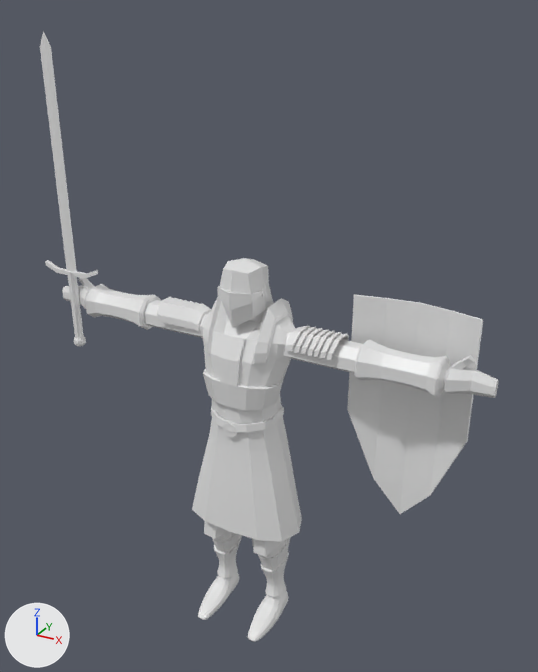
The Blender file Assets/blend files/knight_model.blend as it was, and as the next commit left it.
One viewpoint serves both versions: a camera (50 mm lens) standing at (1.47, -2.41, 2.71) and looking at (0.06, 0.15, 1.43). Every picture has the same lights, and +X, +Y and +Z are marked at lower left.

Before the edit, the objects in view are built like this:
```python
me_cube_001 = bpy.data.meshes.new('Cube.001')
me_cube_001.from_pydata(...)  # 1981 vertices, 1806 faces; spans x -3.88..3.88, y -0.61..0.85, z -3.69..2.33
me_cube_001.materials.append(mat_material_001)  # white #e7e7e7
me_cube_008 = bpy.data.meshes.new('Cube.008')
me_cube_008.from_pydata(...)  # 88 vertices, 58 faces; spans x -0.135..0.113, y -0.105..0.118, z 1.496..1.762
me_cube_008.materials.append(mat_material_001)  # white #e7e7e7
me_cube_009 = bpy.data.meshes.new('Cube.009')
me_cube_009.from_pydata(...)  # 28 vertices, 30 faces; spans x -0.115..0.197, y -0.431..0.543, z -0.232..0.278
me_cube_009.materials.append(mat_material_001)  # white #e7e7e7
me_cube_010 = bpy.data.meshes.new('Cube.010')
me_cube_010.from_pydata(...)  # 71 vertices, 64 faces; spans x -0.186..0.76, y -0.19..0.782, z -0.113..0.427
me_cube_010.materials.append(mat_material_001)  # white #e7e7e7
ob_cube = bpy.data.objects.new('Cube', me_cube_001)
ob_cube.location = (0.0, 0.0, 0.993)
ob_cube.scale = (0.267, 0.267, 0.267)
ob_helmet_001 = bpy.data.objects.new('Helmet.001', me_cube_008)
ob_helmet_001.location = (-0.004, 0.056, 0.029)
ob_helmet_001.rotation_euler = (0.0, 0.0, -1.1)  # degrees (0, 0, -63)
ob_shield_001 = bpy.data.objects.new('Shield.001', me_cube_009)
ob_shield_001.location = (0.681, 0.206, 1.233)
ob_shield_001.rotation_euler = (1.648, 3.304, 1.126)  # degrees (94, 189, 65)
ob_sword_001 = bpy.data.objects.new('Sword.001', me_cube_010)
ob_sword_001.location = (-0.953, 0.068, 1.457)
ob_sword_001.rotation_euler = (1.069, -0.706, 1.91)  # degrees (61, -40, 109)
```
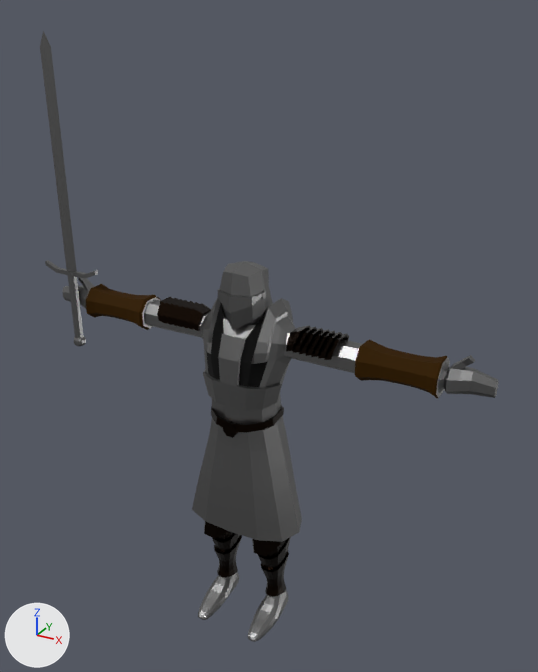
Commit message: coloured knight

Where the newer file only moved an object's origin or applied its transform, the numbers keep the older frame.

What differs and where, as boxes [x1, y1, x2, y2] in the pictures (538 x 672 px; the box of a moved part takes in the faces that stretch with it):
'Shield.001', deleted: before [347, 294, 483, 514]
'Sword.001', recoloured: [40, 31, 98, 346] in both
'Helmet.001', recoloured, moved: before [217, 258, 273, 327]; after [218, 261, 273, 330]
part 2 of me_cube_001, moved or reshaped: [202, 298, 331, 536] in both
part 3 of me_cube_001, recoloured: [63, 278, 498, 642] in both
part 4 of me_cube_001, recoloured (white to black): [157, 297, 349, 597] in both
part 5 of me_cube_001, recoloured (white to brown): [86, 284, 447, 398] in both
part 6 of me_cube_001, recoloured (grey to black): [206, 343, 268, 387] in both
part 7 of me_cube_001, recoloured (grey to black): [211, 405, 284, 438] in both

The change, as a diff of the scene's bpy script:
```diff
--- a/Assets/blend files/knight_model.blend.py
+++ b/Assets/blend files/knight_model.blend.py
@@ mat_arm_braces @@
+mat_arm_braces = principled_material('arm braces')
+mat_arm_braces.base_color = (0.0362, 0.0143, 0.0)  # brown #352000
+mat_arm_braces.roughness = 0.795
+mat_arm_braces.specular_ior_level = 0.0818
@@ mat_braces @@
+mat_braces = principled_material('braces')
+mat_braces.base_color = (0.0127, 0.00698, 0.0042)  # black #1e140d
+mat_braces.metallic = 1.0
+mat_braces.roughness = 0.241
+mat_braces.specular_ior_level = 1.0
@@ mat_insides @@
+mat_insides = principled_material('insides')
+mat_insides.base_color = (0.0, 0.0, 0.0)  # black #000000
+mat_insides.roughness = 1.0
+mat_insides.specular_ior_level = 0.332
@@ me_cube_008 @@
 me_cube_008.from_pydata(...)  # 88 vertices, 58 faces; spans x -0.135..0.113, y -0.105..0.118, z 1.496..1.762
 # used by ob_helmet_001; location = (-0.004, 0.056, 0.029); rotation_euler = (0.0, 0.0, -1.1), in degrees (0, 0, -63)
-me_cube_008.materials.append(mat_material_001)  # white #e7e7e7
+# me_cube_008 part 1: the whole mesh is moved by (-0.018, 0.003, -1.629)
+me_cube_008.materials.append(mat_armour_silver)  # grey #7d7d7d
@@ me_cube_010 @@
 me_cube_010.from_pydata(...)  # 71 vertices, 64 faces; spans x -0.186..0.76, y -0.19..0.782, z -0.113..0.427
-me_cube_010.materials.append(mat_material_001)  # white #e7e7e7
+me_cube_010.materials.append(mat_armour_silver)  # grey #7d7d7d
@@ me_cube_001 @@
 # used by ob_cube; location = (0.0, 0.0, 0.993); scale = (0.267, 0.267, 0.267)
-me_cube_001.from_pydata(...)  # 1981 vertices, 1806 faces; spans x -3.88..3.88, y -0.61..0.85, z -3.69..2.33
+me_cube_001.from_pydata(...)  # 1991 vertices, 1862 faces; spans x -3.88..3.88, y -0.61..0.85, z -3.69..2.33
+# me_cube_001 part 2
+# 45 vertices are removed from x -0.76..0.76, y -0.25..0.78, z 0.69..2.01
+# 136 faces are deleted
+# 7 vertices move from x -0.26..0.26, y 0.14..0.5, z 2.21 to x -0.21..0.21, y 0.18..0.5, z 2.21
+# 55 vertices are added at x -0.4..0.4, y -0.38..0.79, z -1.71..2.01
+# 169 new faces join them, mat_armour_silver (grey #7d7d7d)
+# 12 new faces join them, mat_braces (black #1e140d)
+# 11 new faces join them, mat_insides (black #000000)
+# me_cube_001 part 3: 876 faces spanning x -3.88..3.88, y -0.61..0.85, z -3.69..2.33 switch from mat_material_001 (white #e7e7e7) to mat_armour_silver (grey #7d7d7d)
+# me_cube_001 part 4: 562 faces spanning x -1.61..1.61, y -0.27..0.69, z -3.33..2.0 switch from mat_material_001 (white #e7e7e7) to mat_braces (black #1e140d)
+# me_cube_001 part 5: 180 faces spanning x -3.13..3.13, y 0.04..0.66, z 1.39..1.97 switch from mat_material_001 (white #e7e7e7) to mat_arm_braces (brown #352000)
+# me_cube_001 part 6: 6 faces spanning x -0.56..0.56, y -0.27..-0.08, z 1.1..1.67 switch from mat_material_001 (white #e7e7e7) to mat_insides (black #000000)
+# me_cube_001 part 7: 46 faces spanning x -0.59..0.6, y -0.32..0.73, z 0.14..0.45 switch from mat_material_001 (white #e7e7e7) to mat_braces (black #1e140d)
@@ ob_helmet_001 @@
 ob_helmet_001 = bpy.data.objects.new('Helmet.001', me_cube_008)
-ob_helmet_001.location = (-0.004, 0.056, 0.029)
+ob_helmet_001.location = (0.001, 0.039, 1.646)
 ob_helmet_001.rotation_euler = (0.0, 0.0, -1.1)  # degrees (0, 0, -63)
@@ ob_shield_001 @@
-ob_shield_001 = bpy.data.objects.new('Shield.001', me_cube_009)
```
